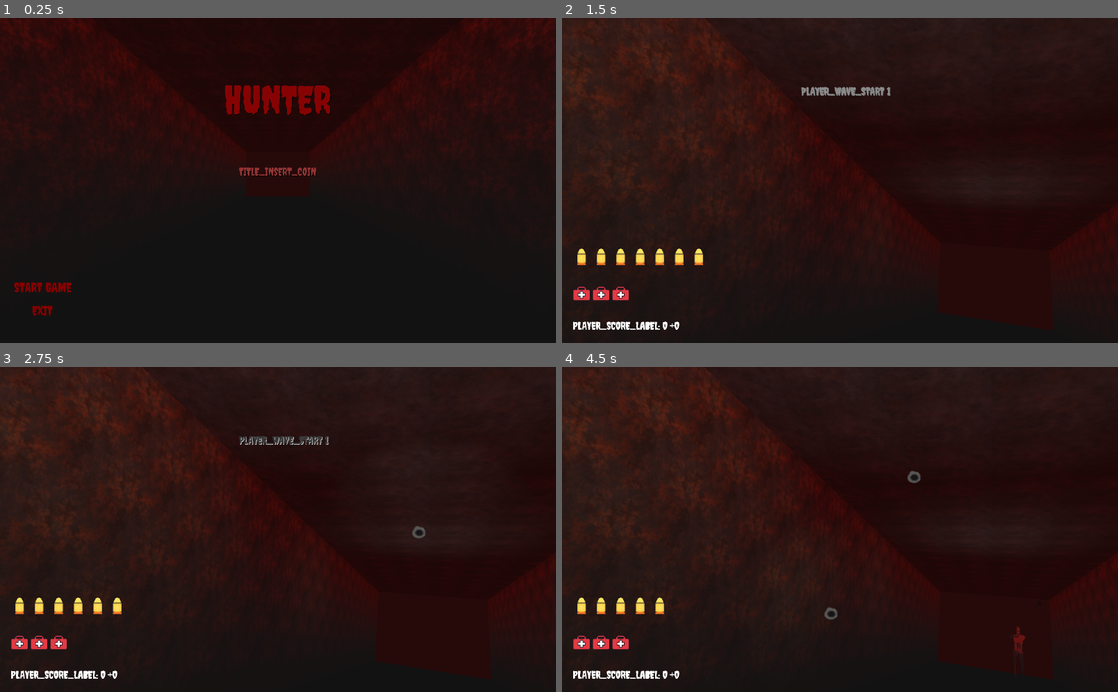
Above: before the commit, frames 1-4 (two rows, left to right).
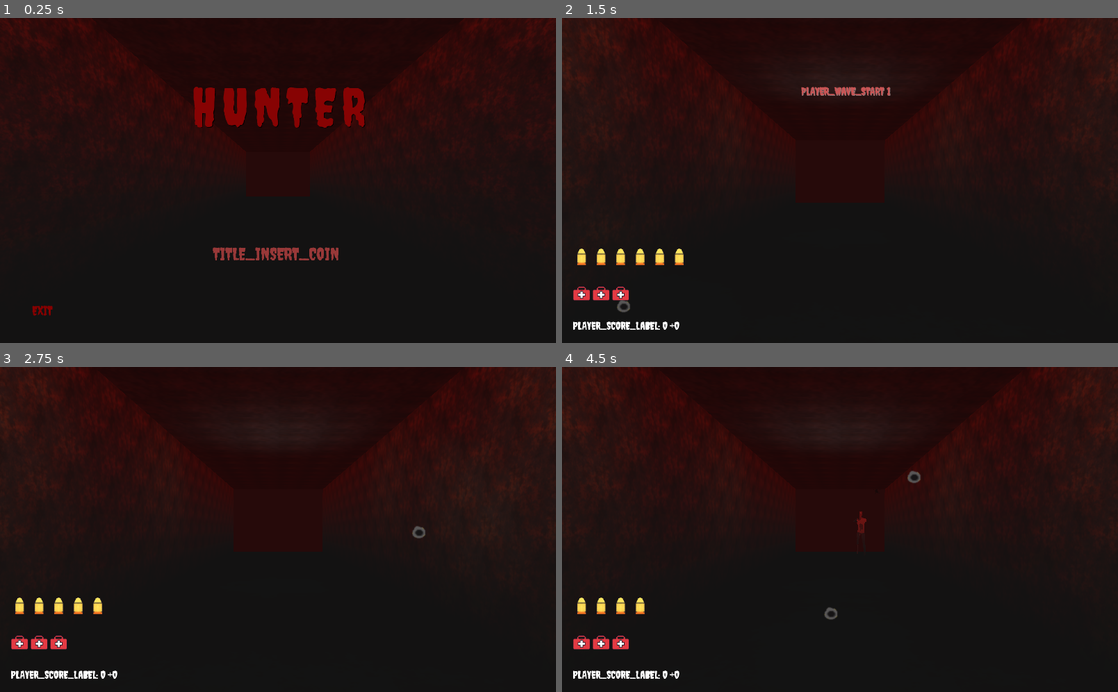
Above: after the commit, the same moments.

Repository: JoseTMonagas/Hunter
Game: Godot game, scene res://Menu/TitleScreen.tscn
Same seed, same stepped clock (60 frames per second), same inputs: the game is played once before the commit and once after it.
Inputs (mouse positions are in pixels of both pictures, inside the frame that each line leads up to):
- Up to frame 1 (0.25 s): no input
- Up to frame 2 (1.5 s): click (840, 255) at 0.5 s, where only the run after the commit has a clickable "TITLE_INSERT_COIN"; click (606, 287) at 1.25 s, where only the run before the commit has a clickable "START GAME"
- Up to frame 3 (2.75 s): tap Enter at 2 s; move the mouse to (400, 513) at 2.02 s; click (400, 513) at 2.17 s
- Up to frame 4 (4.5 s): tap Space at 2.75, 4.25 s; move the mouse to (728, 545) at 2.77 s; click (728, 545) at 2.92 s; tap Enter at 3.5 s; move the mouse to (895, 458) at 3.52 s; click (895, 458) at 3.67 s; move the mouse to (812, 594) at 4.27 s; click (812, 594) at 4.42 s

The runs differ from the first frame. In frame 1, 3.0% of the frame differs, in the area x 2-66%, y 20-85%; in frame 2, 7.3%; in frame 3, 7.3%; in frame 4, 8.3%, in the area x 0-100%, y 0-96%.

Commit message:
ADDed functionality to 'insert coin'

Diff:
--- a/Menu/TitleScreen.gd
+++ b/Menu/TitleScreen.gd
@@ -15,3 +15,8 @@
 
 func _on_ExitGame_pressed():
 	get_tree().quit()
+
+
+func _on_InsertCoin_pressed():
+	get_tree().change_scene("res://Map/Map.tscn")
+	pass # Replace with function body.
--- a/Menu/TitleScreen.tscn
+++ b/Menu/TitleScreen.tscn
@@ -15,7 +15,12 @@
 font_data = ExtResource( 7 )
 
 [sub_resource type="DynamicFont" id=2]
-size = 72
+size = 98
+extra_spacing_char = 10
+font_data = ExtResource( 7 )
+
+[sub_resource type="DynamicFont" id=4]
+size = 32
 font_data = ExtResource( 7 )
 
 [sub_resource type="Animation" id=3]
@@ -39,6 +44,7 @@
 script = ExtResource( 6 )
 
 [node name="NewGame" type="Button" parent="."]
+visible = false
 margin_left = 20.0
 margin_top = 479.988
 margin_right = 98.0
@@ -86,10 +92,10 @@
 anchor_top = 0.163
 anchor_right = 0.5
 anchor_bottom = 0.5
-margin_left = -113.941
-margin_top = 10.6548
-margin_right = 114.059
-margin_bottom = -106.545
+margin_left = -158.438
+margin_top = 8.53587
+margin_right = 161.562
+margin_bottom = -77.6641
 theme = ExtResource( 8 )
 custom_fonts/font = SubResource( 2 )
 custom_colors/font_color = Color( 0.533333, 0.0156863, 0.0156863, 1 )
@@ -102,18 +108,16 @@
 "_edit_use_anchors_": false
 }
 
-[node name="InsertCoin" type="Label" parent="."]
-margin_left = 369.302
-margin_top = 264.859
-margin_right = 653.302
-margin_bottom = 301.859
+[node name="InsertCoin" type="Button" parent="."]
+margin_left = 367.183
+margin_top = 413.184
+margin_right = 651.183
+margin_bottom = 457.184
 theme = ExtResource( 8 )
-custom_colors/font_color = Color( 0.772772, 0.35658, 0.35658, 0.701214 )
-custom_colors/font_outline_modulate = Color( 0, 0, 0, 1 )
-custom_colors/font_color_shadow = Color( 0, 0, 0, 1 )
+custom_fonts/font = SubResource( 4 )
+custom_colors/font_color = Color( 0.77532, 0.363781, 0.363781, 0.694754 )
 text = "TITLE_INSERT_COIN"
-align = 1
-valign = 1
+flat = true
 __meta__ = {
 "_edit_use_anchors_": false
 }
@@ -123,3 +127,4 @@
 anims/InsertDick = SubResource( 3 )
 [connection signal="pressed" from="NewGame" to="." method="_on_NewGame_pressed"]
 [connection signal="pressed" from="ExitGame" to="." method="_on_ExitGame_pressed"]
+[connection signal="pressed" from="InsertCoin" to="." method="_on_InsertCoin_pressed"]
--- a/Player/Player.tscn
+++ b/Player/Player.tscn
@@ -76,7 +76,7 @@
 anims/WaveStart = SubResource( 2 )
 
 [node name="Camera" type="Camera" parent="."]
-transform = Transform( 0.908858, -3.94881e-07, 0.417106, 0.124092, 0.954719, -0.270392, -0.398219, 0.297508, 0.867704, 0, 1.53751, 0.465008 )
+transform = Transform( 0.999993, -0.00366518, 0, 0.00366518, 0.999993, 0, 0, 0, 1, 0, 1.53751, 0.465008 )
 current = true
 fov = 52.4569
 
Not shown: 1 places in Menu/TitleScreen.tscn that only renumber resources
